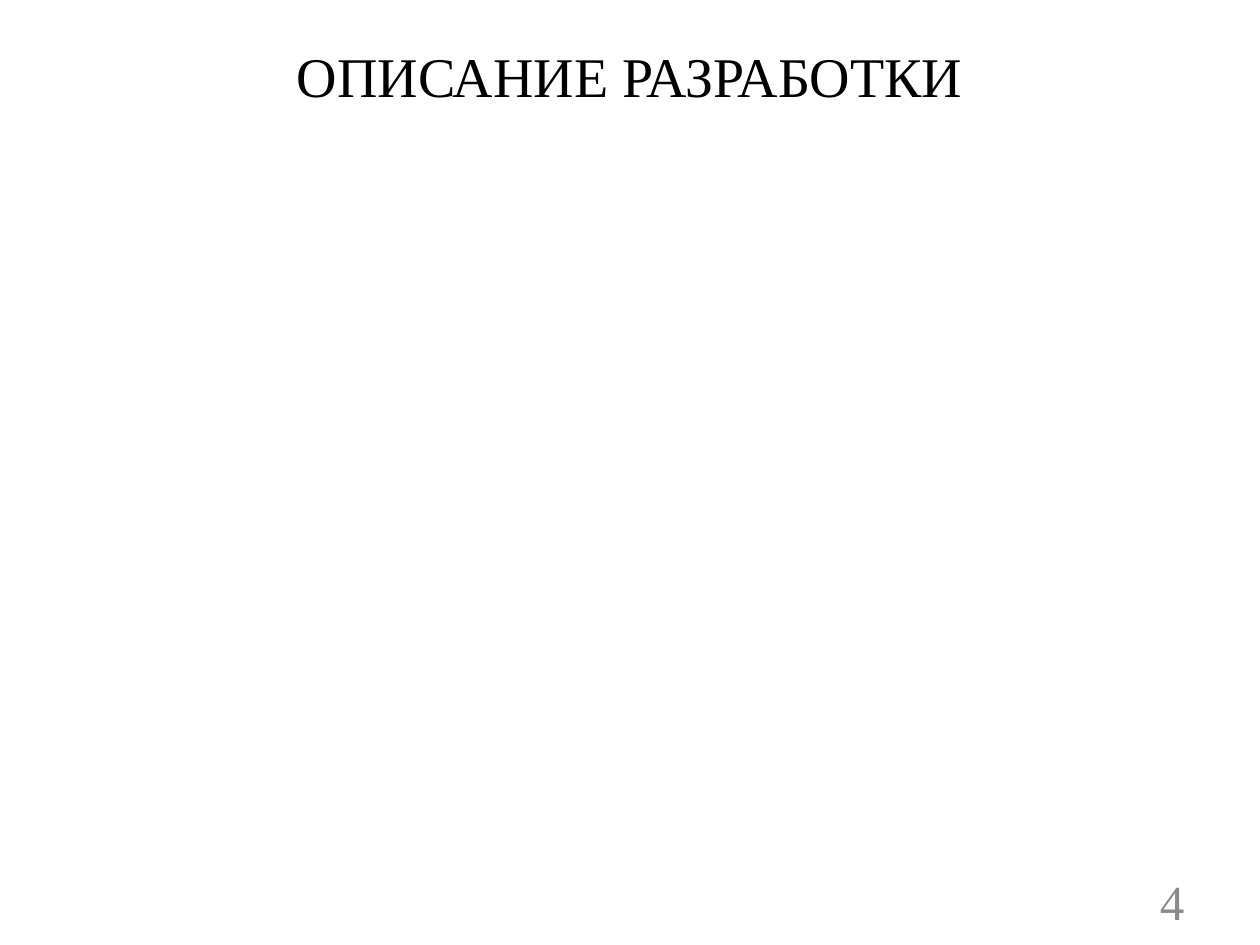
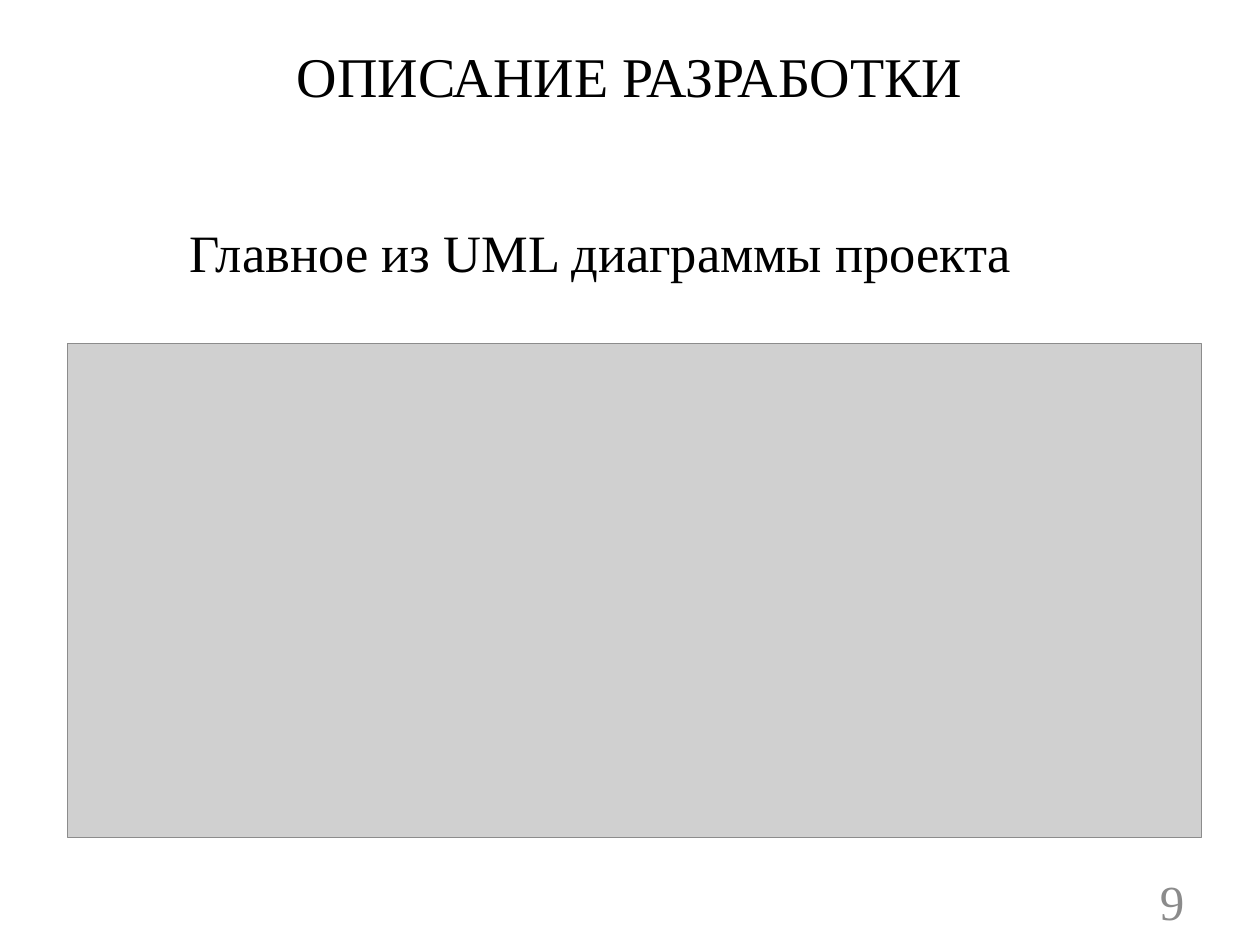
Before and after one commit to GeorgiaFrankinStain/Centralized_Control_of_Autopilots_diploma, a slide deck: slide 9 of _legal_documentation/преддипломная практика/TimofeevDA.pptx (slide 4 before the commit). Drawn at 1260x945 pixels with LibreOffice and Linux fonts; fonts in the diff are those of the drawing; grey boxes stand for pictures; background and template pictures are left out. Boxes give left, top, right and bottom in pixels: in the first picture for what was removed or moved away, otherwise in the second. Text is boxed around its words. In the diff, an @@ line names an element or a change of style, - is before the commit and + after.

```diff
--- a/_legal_documentation/преддипломная практика/TimofeevDA.pptx
+++ b/_legal_documentation/преддипломная практика/TimofeevDA.pptx
@@ text added at (x1=190, y1=237, x2=1011, y2=283), 30 pt, text #000000 @@
+Главное из UML диаграммы проекта
@@ picture added at (x1=68, y1=344, x2=1202, y2=838) @@
@@ page number at (x1=1160, y1=887, x2=1185, y2=921): text changed @@
-4
+9
```
Also in this commit, not shown: 3 other slides changed, 6 slides added, 1 slide removed, 27 other files.
